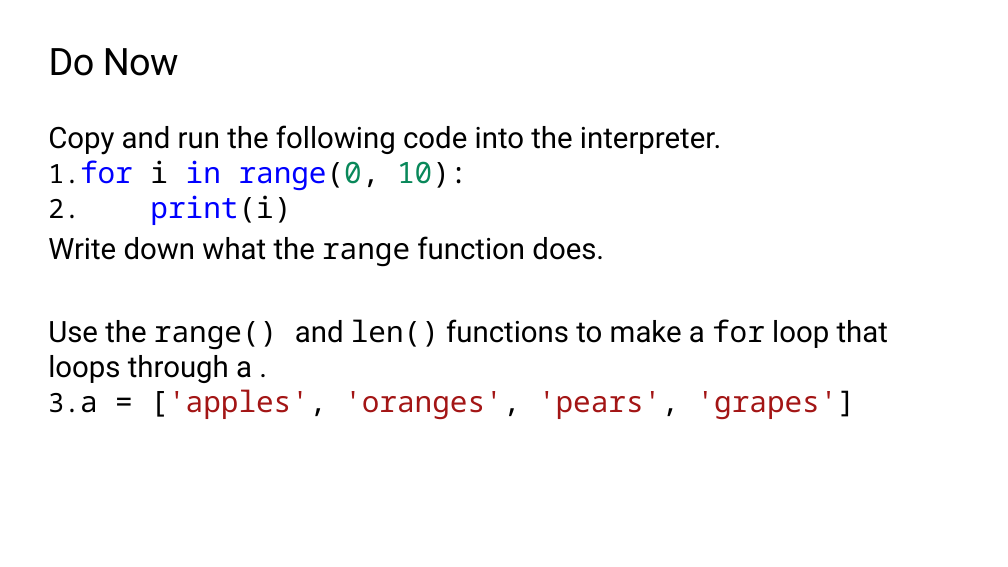
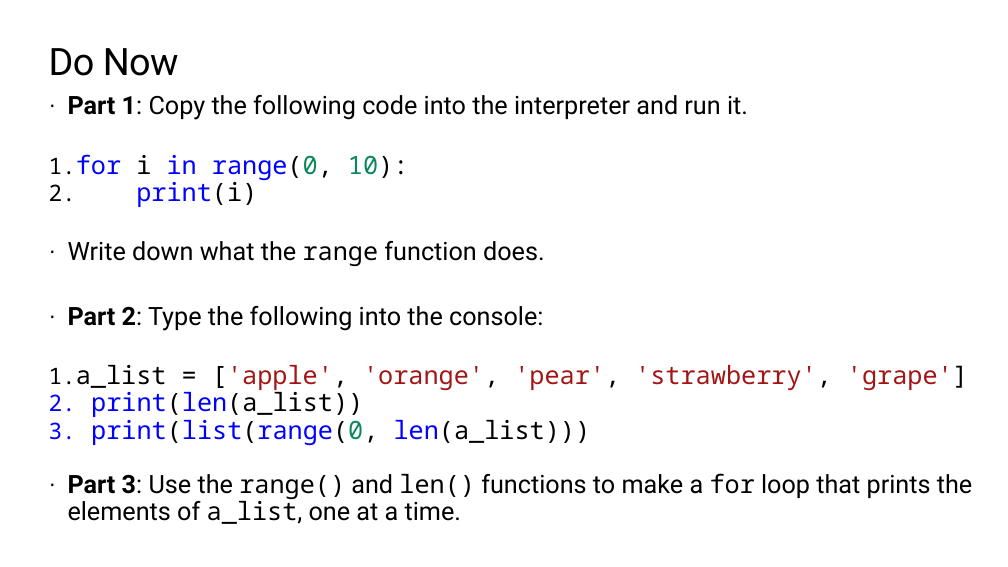
Before and after one commit to TEALSK12/2nd-semester-introduction-to-computer-science, a slide deck: slide 4 of units/4_unit/slidedecks/Intro Python 4.02 TEALS.pptx. Drawn at 1008x567 pixels with LibreOffice and Linux fonts; fonts in the diff are those of the drawing; background and template pictures are left out. Boxes give left, top, right and bottom in pixels: in the first picture for what was removed or moved away, otherwise in the second. Text is boxed around its words. In the diff, an @@ line names an element or a change of style, - is before the commit and + after.

Commit message:
Unit 4 copy-editing, round 1

```diff
--- a/units/4_unit/slidedecks/Intro Python 4.02 TEALS.pptx
+++ b/units/4_unit/slidedecks/Intro Python 4.02 TEALS.pptx
@@ text "Part 1: Copy the following ...": place and size @@
-text "Part 1: Copy the following ..." at box(48, 125, 888, 420)
+text "Part 1: Copy the following ..." at box(68, 95, 972, 524)
@@ text at box(68, 95, 748, 120): text changed; size 28 to 24 pt @@
-Copy and run the following code into the interpreter.
+· Part 1: Copy the following code into the interpreter and run it.
@@ text at box(68, 154, 545, 266): size 28 to 24 pt in "for i in range(0, 10):", "print(i)", "Write down what the range function does."; line spacing 1 to 0.9; bullet none to · @@
@@ text at box(68, 306, 972, 524): text changed; size 28 to 24 pt @@
-Use the range() and len() functions to make a for loop that loops through a .
-1. a = ['apples', 'oranges', 'pears', 'grapes']
+· Part 2: Type the following into the console:
+1. a_list = ['apple', 'orange', 'pear', 'strawberry', 'grape']
+2. print(len(a_list))
+3. print(list(range(0, len(a_list)))
+· Part 3: Use the range() and len() functions to make a for loop that prints the elements of a_list, one at a time.
```
Also in this commit, not shown: 7 other slides changed, 2 slides added, 23 other files.
